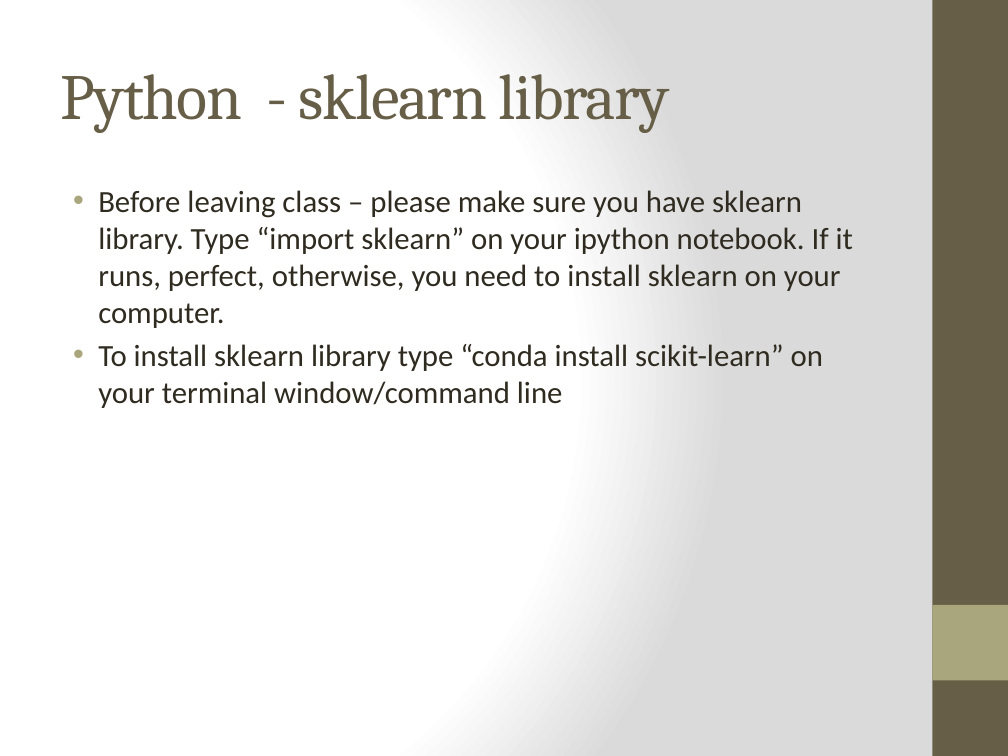
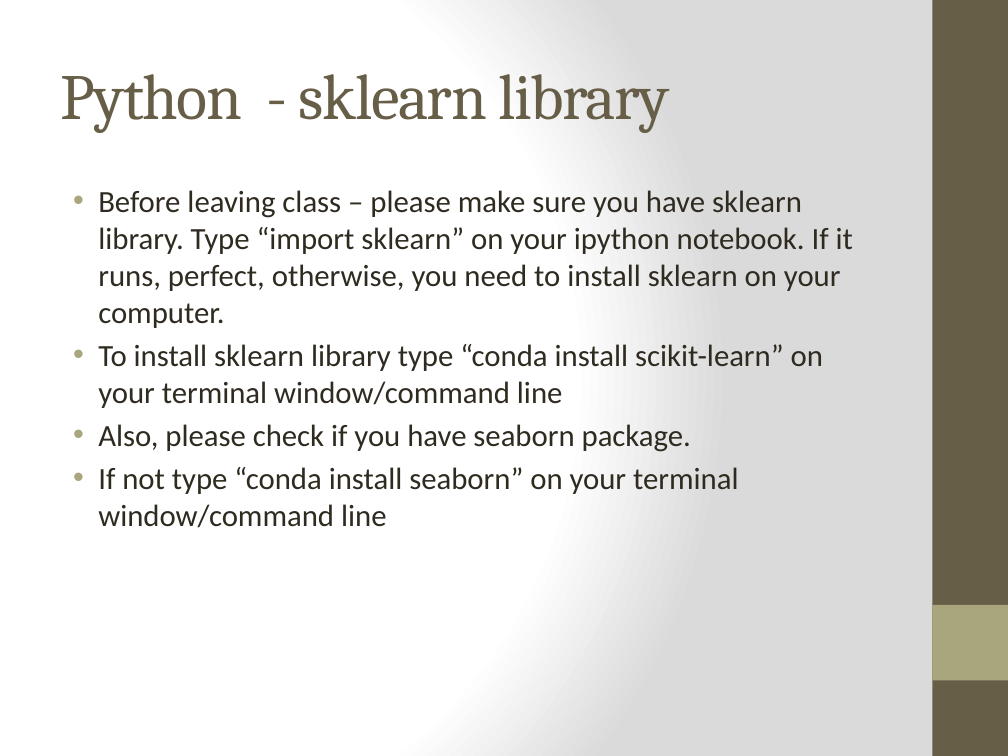
Before and after one commit to readywater/SF-DAT-20, a slide deck: slide 24 of Lecture Notes-Slides/Lecture 4.pptx. Drawn at 1008x756 pixels with LibreOffice and Linux fonts; fonts in the diff are those of the drawing. Boxes give left, top, right and bottom in pixels: in the first picture for what was removed or moved away, otherwise in the second. Text is boxed around its words. In the diff, an @@ line names an element or a change of style, - is before the commit and + after.

Commit message:
Pratice code + Lecture code is added

```diff
--- a/Lecture Notes-Slides/Lecture 4.pptx
+++ b/Lecture Notes-Slides/Lecture 4.pptx
@@ text at (98,424,738,528): paragraphs added @@
+• Also, please check if you have seaborn package.
+• If not type “conda install seaborn” on your terminal window/command line
```
Also in this commit, not shown: 3 other files.
